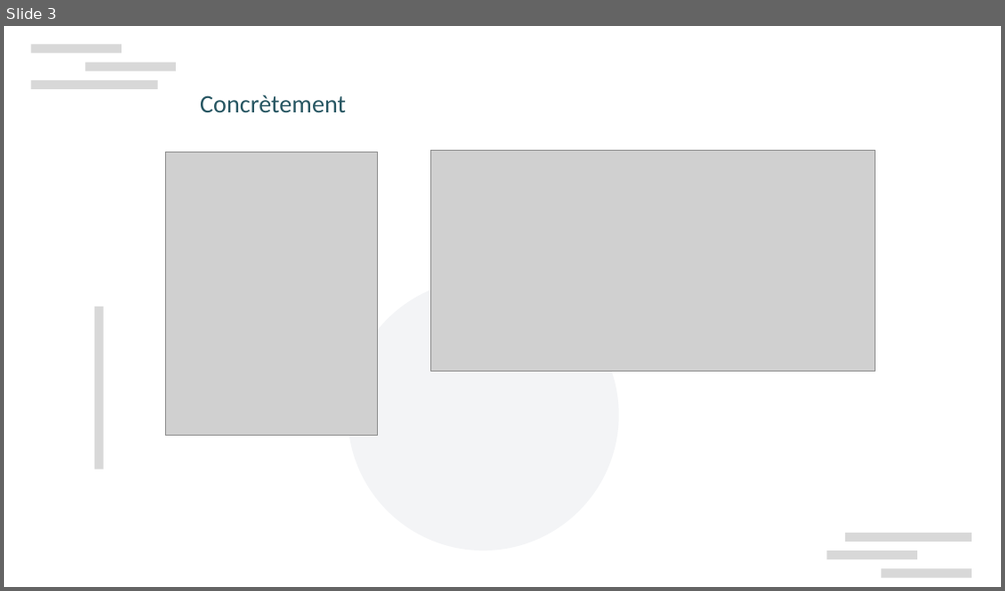
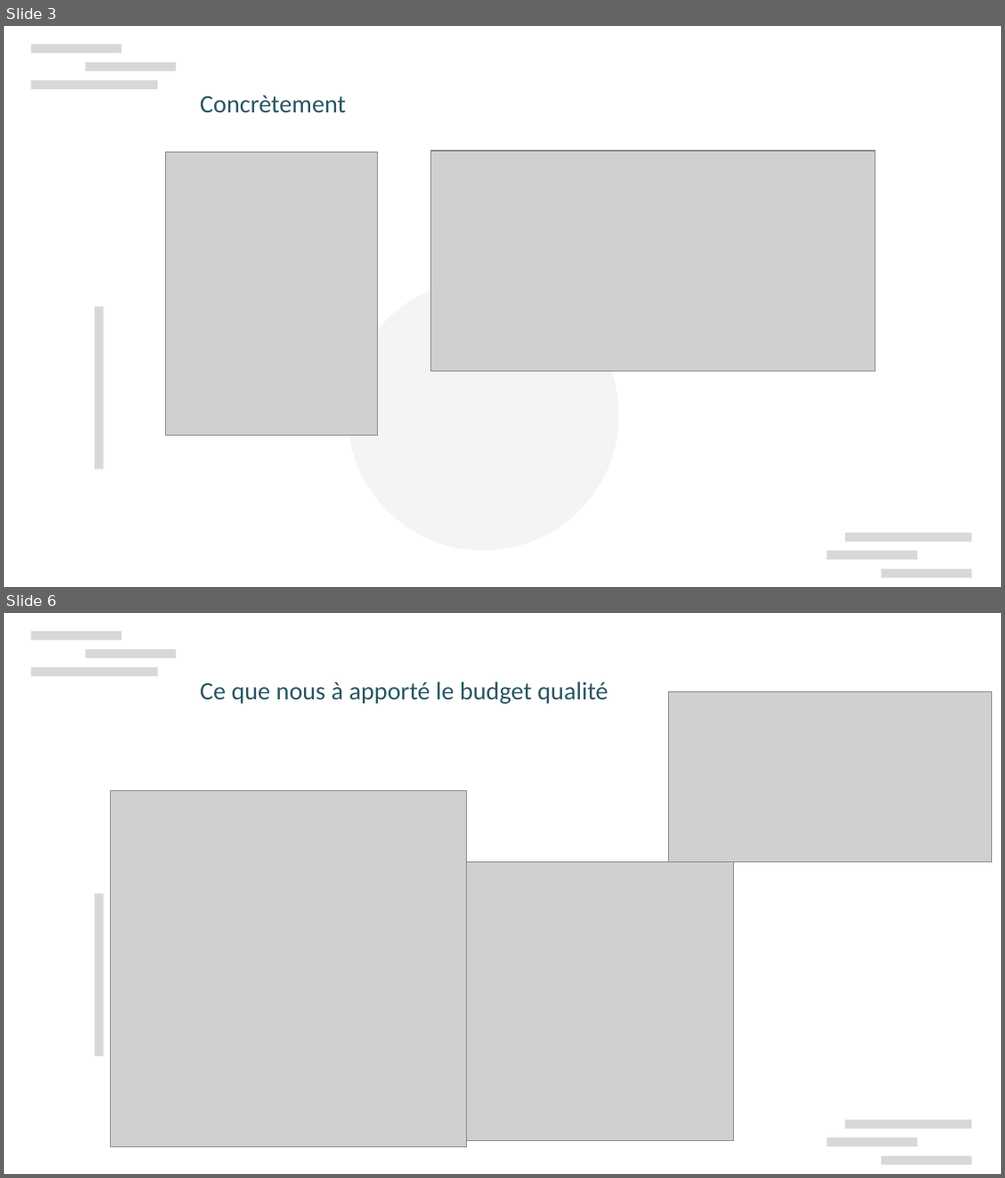
Before and after one commit to Mario-35/Formations, a slide deck: Trace/Presentation trace qualité 2026.pptx. Shown one above the other, each under a label of ours: slide 3 before the commit, slides 3 and 6 after it; the slides between them are not shown. The pictures are 1005x591 and 1005x1178 pixels, drawn with LibreOffice and Linux fonts; fonts in the diff are those of the drawing; grey boxes stand for pictures; background and template pictures are left out. Boxes give left, top, right and bottom in pixels: in the first picture for what was removed or moved away, otherwise in the second. Text is boxed around its words. In the diff, an @@ line names an element or a change of style, - is before the commit and + after.

Commit message:
Qualité 2026

```diff
--- a/Trace/Presentation trace qualité 2026.pptx
+++ b/Trace/Presentation trace qualité 2026.pptx
@@ slide 6 added at (4,613,1001,1174), background #FFFFFF; not listed: 8 template elements that a slide beside it also shows @@
@@ text added at (200,682,607,704), 20 pt, text #275662 @@
+Ce que nous à apporté le budget qualité
@@ picture added at (669,691,992,863) @@
@@ picture added at (111,791,467,1148) @@
@@ picture added at (455,863,734,1142) @@
```
Also in this commit, not shown: 1 slide changed, 1 other file.
